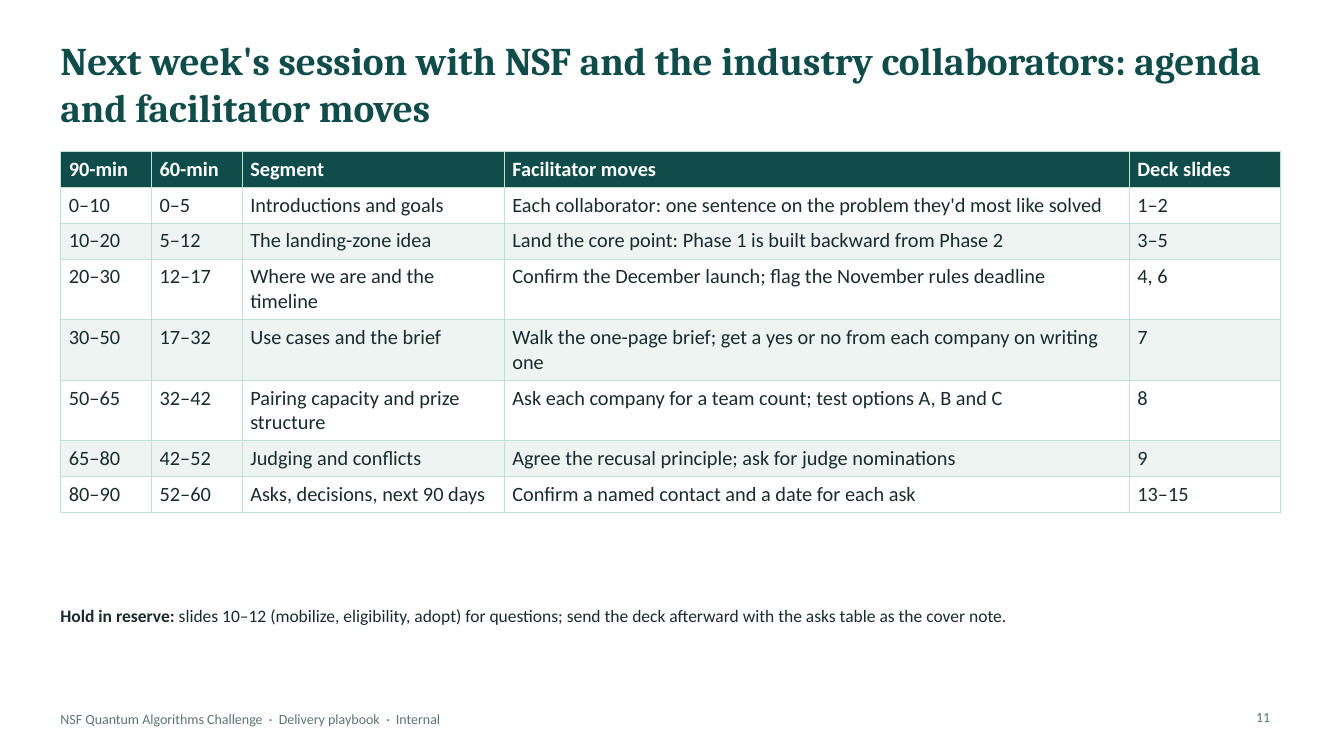
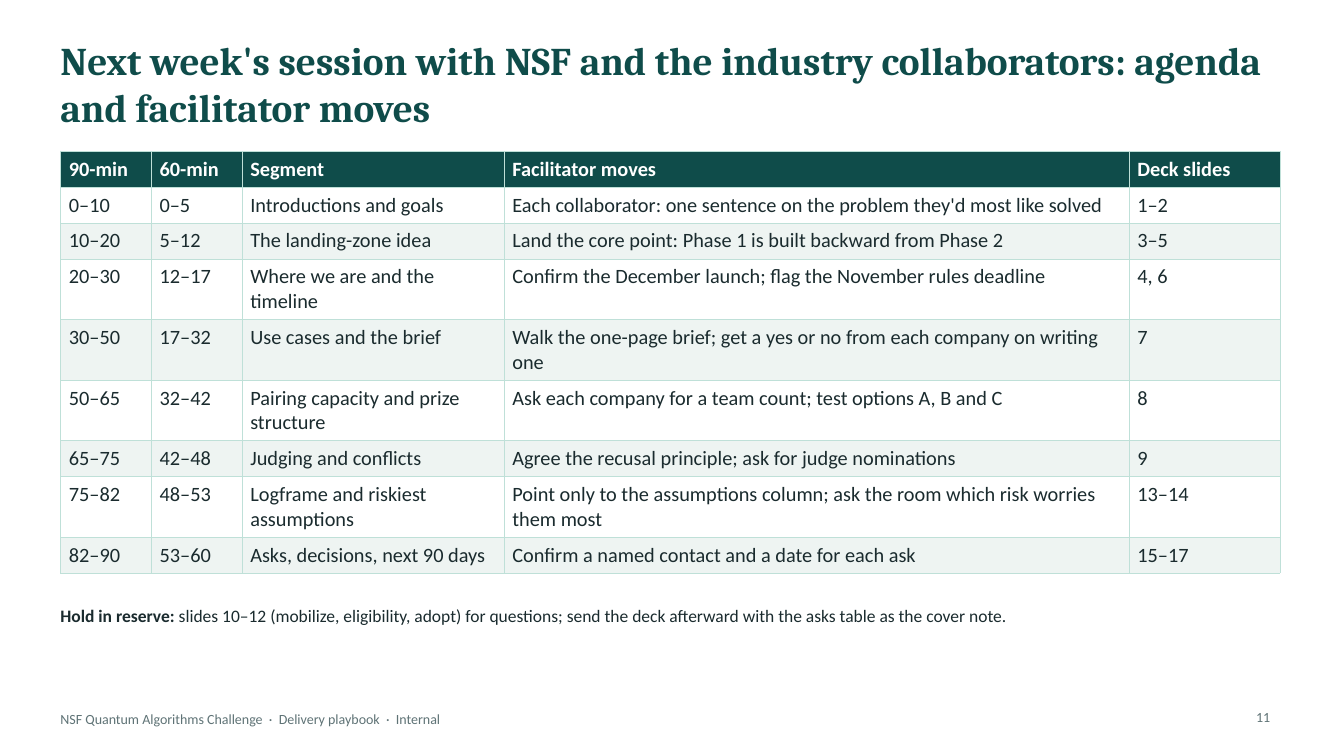
Before and after one commit to mwilajchikobe-design/082, a slide deck: slide 11 of oi-framework/nsf/NSF-Quantum-Algorithms-Challenge_Delivery-Playbook-INTERNAL.pptx. Drawn at 1344x756 pixels with LibreOffice and Linux fonts; fonts in the diff are those of the drawing. Boxes give left, top, right and bottom in pixels: in the first picture for what was removed or moved away, otherwise in the second. Text is boxed around its words. In the diff, an @@ line names an element or a change of style, - is before the commit and + after.

```diff
--- a/oi-framework/nsf/NSF-Quantum-Algorithms-Challenge_Delivery-Playbook-INTERNAL.pptx
+++ b/oi-framework/nsf/NSF-Quantum-Algorithms-Challenge_Delivery-Playbook-INTERNAL.pptx
@@ table at (60,151,1280,570) @@
-row 7: 65–80 | 42–52 | Judging and conflicts | Agree the recusal principle; ask for judge nominations | 9
-row 8: 80–90 | 52–60 | Asks, decisions, next 90 days | Confirm a named contact and a date for each ask | 13–15
+row 7: 65–75 | 42–48 | Judging and conflicts | Agree the recusal principle; ask for judge nominations | 9
+row 8: 75–82 | 48–53 | Logframe and riskiest assumptions | Point only to the assumptions column; ask the room which risk worries them most | 13–14
+row 9: 82–90 | 53–60 | Asks, decisions, next 90 days | Confirm a named contact and a date for each ask | 15–17
```
Also in this commit, not shown: 4 other files.
